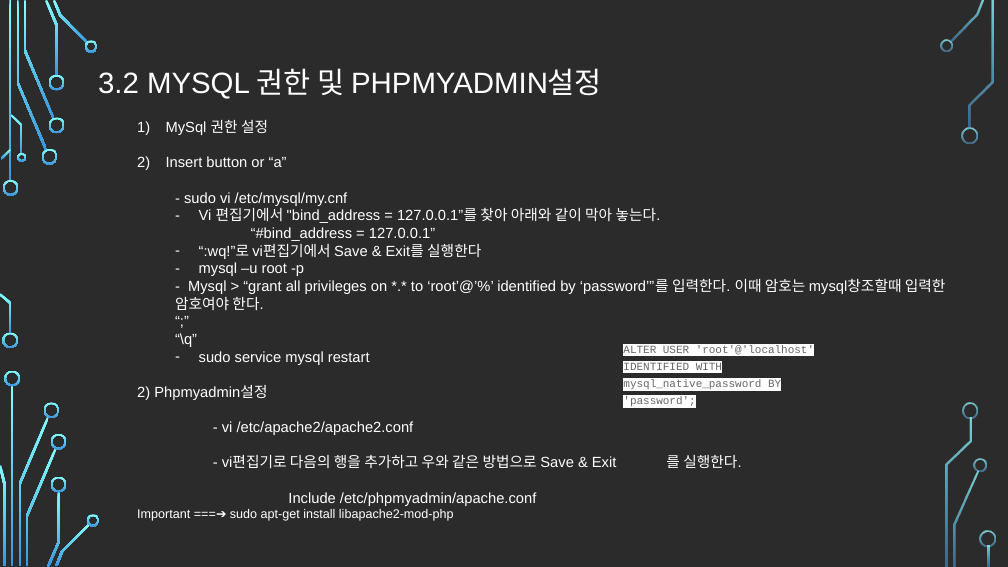
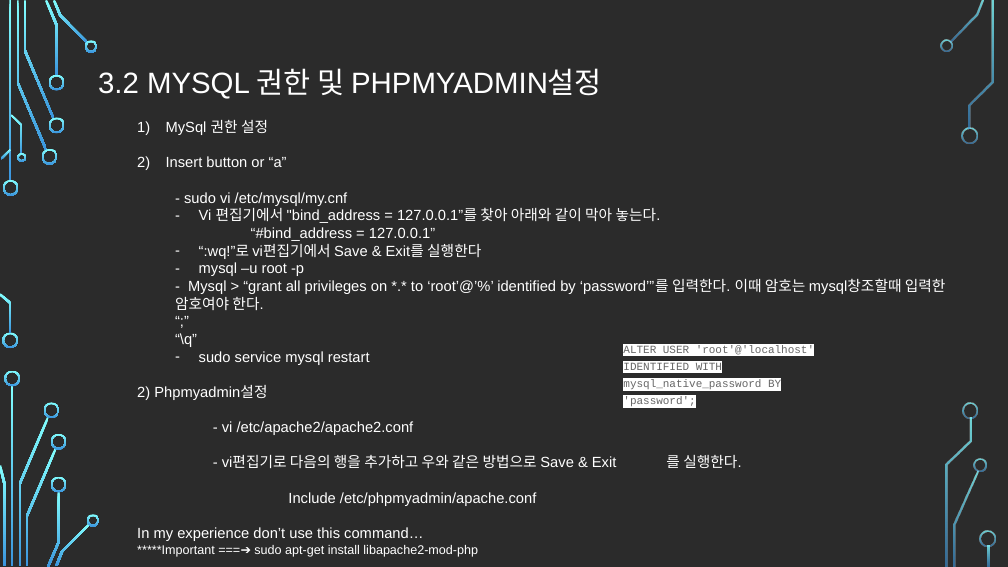
Before and after one commit to ColleenFernandez/Traveler-iOS, a slide deck: slide 10 of ServerSetting.pptx. Drawn at 1008x567 pixels with LibreOffice and Linux fonts; fonts in the diff are those of the drawing; background and template pictures are left out; a plain dark background stands for a picture behind light text. Boxes give left, top, right and bottom in pixels: in the first picture for what was removed or moved away, otherwise in the second. Text is boxed around its words. In the diff, an @@ line names an element or a change of style, - is before the commit and + after.

```diff
--- a/ServerSetting.pptx
+++ b/ServerSetting.pptx
@@ text at (137, 527, 478, 557): text changed @@
-Important ===➔ sudo apt-get install libapache2-mod-php
+In my experience don’t use this command…
+*****Important ===➔ sudo apt-get install libapache2-mod-php
```
Also in this commit, not shown: 1 other slide changed, 5 other files.
